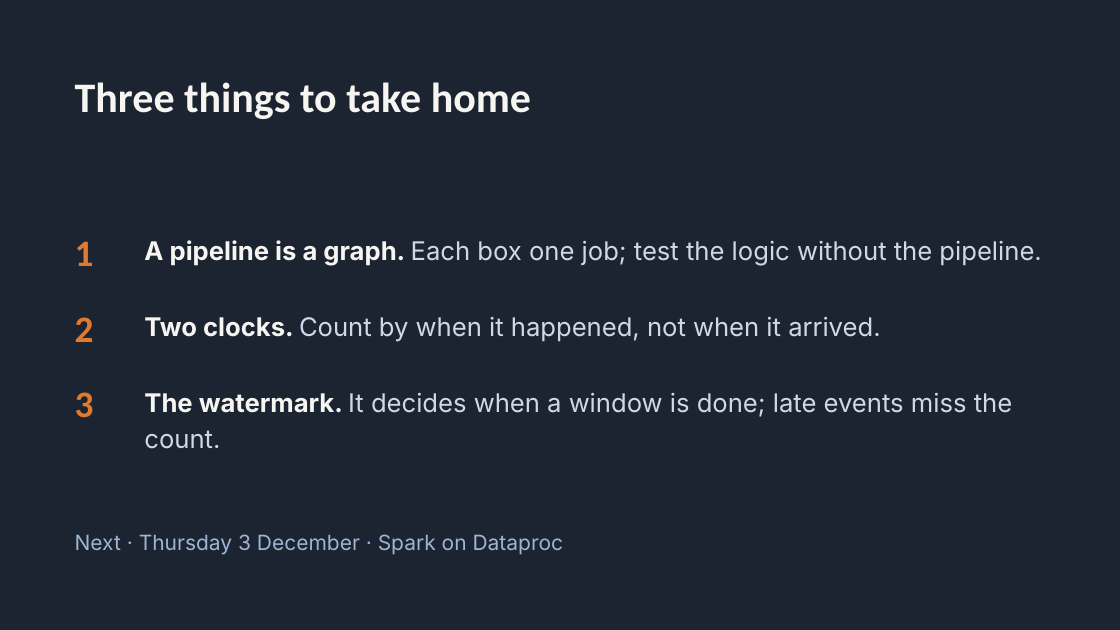
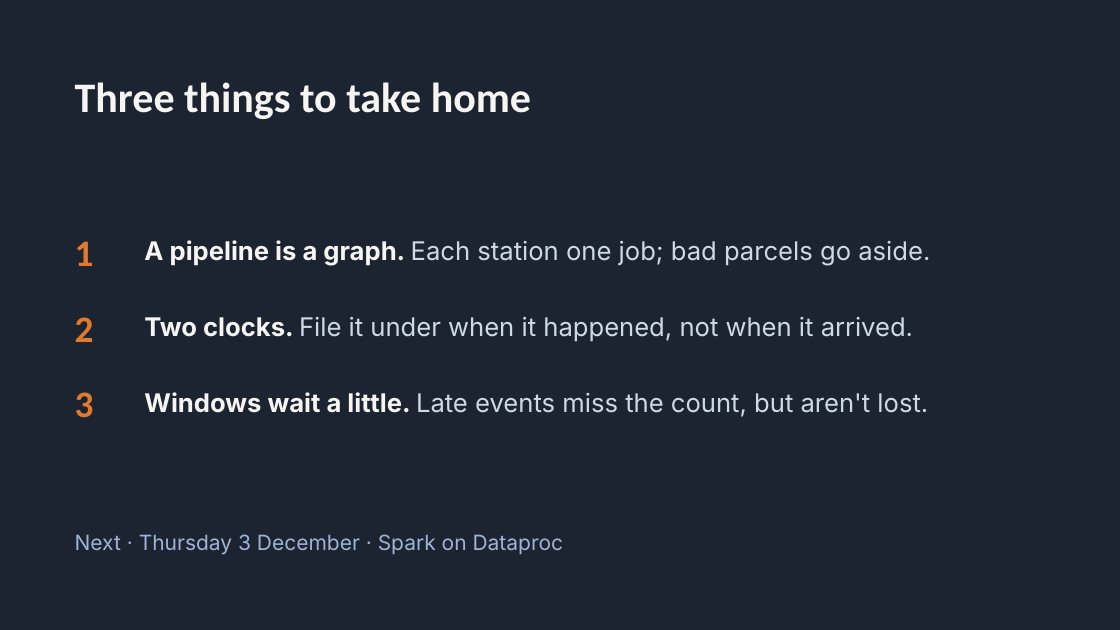
Before and after one commit to sham100768/cloud-computing-srh, a slide deck: slide 10 of sessions/07-dataflow/slides/session-07-dataflow.pptx (slide 13 before the commit). Drawn at 1120x630 pixels with LibreOffice and Linux fonts; fonts in the diff are those of the drawing. Boxes give left, top, right and bottom in pixels: in the first picture for what was removed or moved away, otherwise in the second. Text is boxed around its words. In the diff, an @@ line names an element or a change of style, - is before the commit and + after.

```diff
--- a/sessions/07-dataflow/slides/session-07-dataflow.pptx
+++ b/sessions/07-dataflow/slides/session-07-dataflow.pptx
@@ text at (x1=144, y1=240, x2=930, y2=266): text changed @@
-A pipeline is a graph. Each box one job; test the logic without the pipeline.
+A pipeline is a graph. Each station one job; bad parcels go aside.
@@ text at (x1=144, y1=317, x2=913, y2=342): text changed @@
-Two clocks. Count by when it happened, not when it arrived.
+Two clocks. File it under when it happened, not when it arrived.
@@ text at (x1=144, y1=392, x2=928, y2=417): text changed @@
-The watermark. It decides when a window is done; late events miss the count.
+Windows wait a little. Late events miss the count, but aren't lost.
```
Also in this commit, not shown: 3 other slides changed, 3 slides removed.
